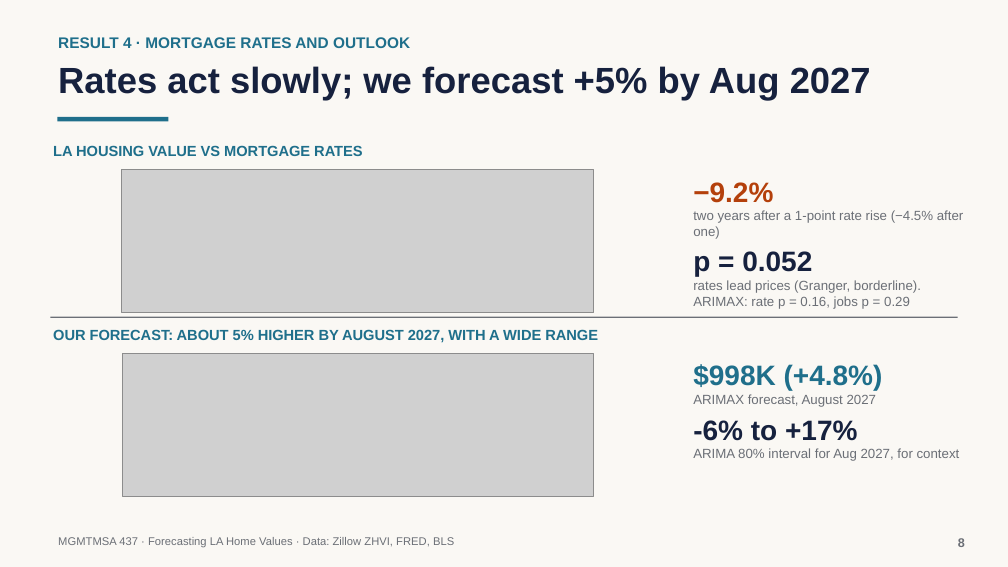
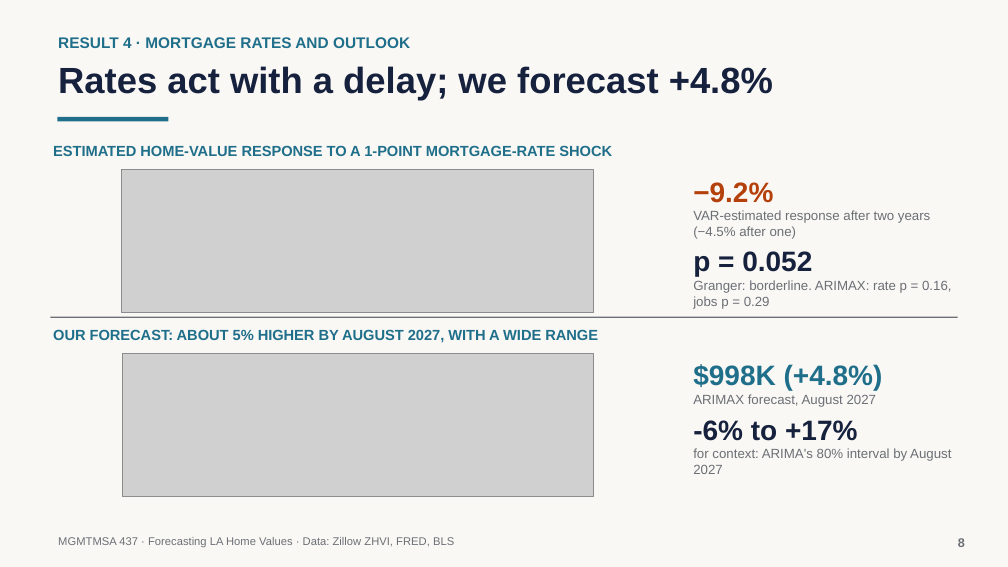
Before and after one commit to neiltd/la-housing-forecast, a slide deck: slide 8 of slides/LA_home_values_slides.pptx. Drawn at 1008x567 pixels with LibreOffice and Linux fonts; fonts in the diff are those of the drawing; grey boxes stand for pictures. Boxes give left, top, right and bottom in pixels: in the first picture for what was removed or moved away, otherwise in the second. Text is boxed around its words. In the diff, an @@ line names an element or a change of style, - is before the commit and + after.

```diff
--- a/slides/LA_home_values_slides.pptx
+++ b/slides/LA_home_values_slides.pptx
@@ text at <box>58,66,773,101</box>: text changed @@
-Rates act slowly; we forecast +5% by Aug 2027
+Rates act with a delay; we forecast +4.8%
@@ text at <box>53,145,612,156</box>: text changed @@
-LA HOUSING VALUE VS MORTGAGE RATES
+ESTIMATED HOME-VALUE RESPONSE TO A 1-POINT MORTGAGE-RATE SHOCK
@@ text at <box>693,210,930,239</box>: text changed @@
-two years after a 1-point rate rise (−4.5% after one)
+VAR-estimated response after two years (−4.5% after one)
@@ text at <box>693,280,952,309</box>: text changed @@
-rates lead prices (Granger, borderline). ARIMAX: rate p = 0.16, jobs p = 0.29
+Granger: borderline. ARIMAX: rate p = 0.16, jobs p = 0.29
@@ text at <box>693,448,951,474</box>: text changed @@
-ARIMA 80% interval for Aug 2027, for context
+for context: ARIMA's 80% interval by August 2027
```
Also in this commit, not shown: 9 other slides changed, 3 other files.
